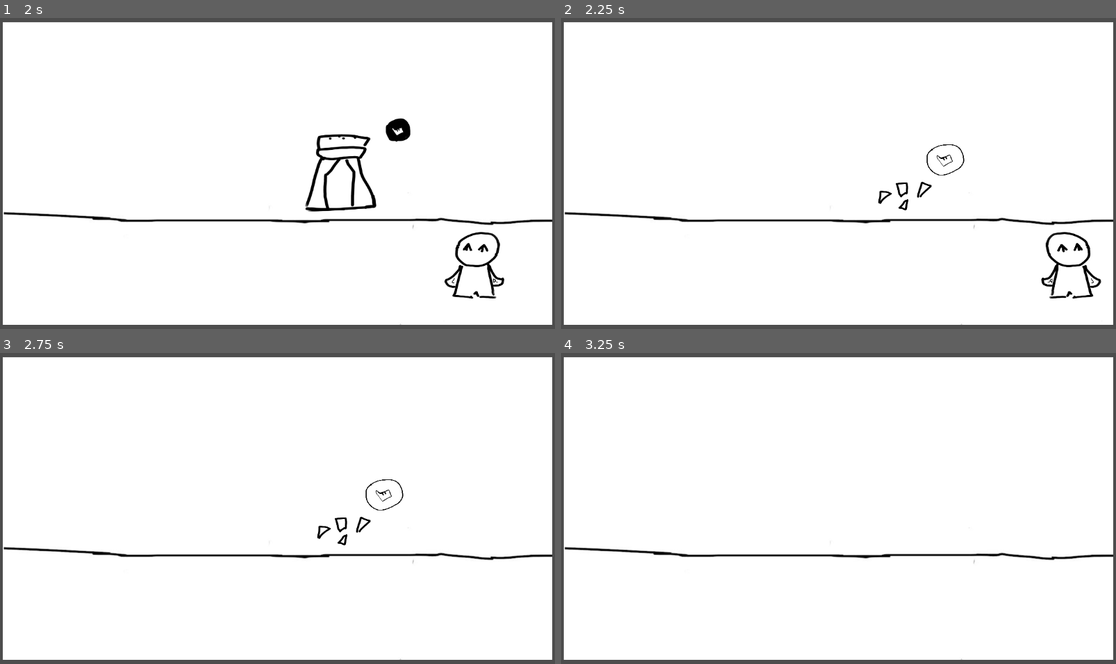
Above: before the commit, frames 1-4 (two rows, left to right).
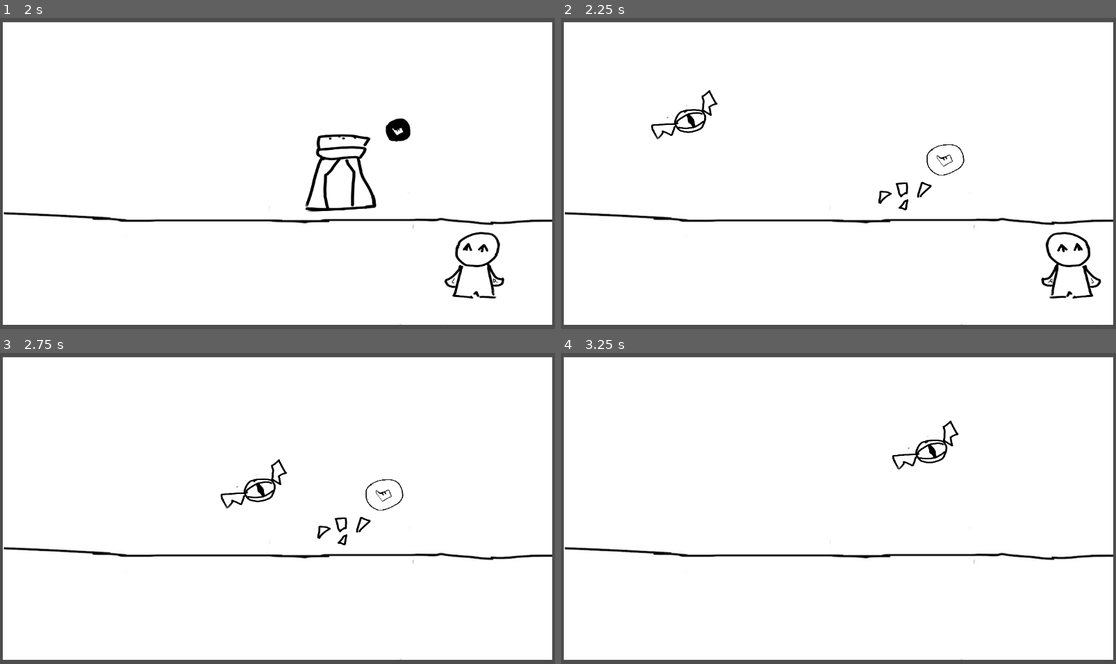
Above: after the commit, the same moments.

Repository: DeltaLyra/WitchIllusionGame
Game: Godot game, scene res://Scenes/test_level_2.tscn
Same seed, same stepped clock (60 frames per second), same inputs: the game is played once before the commit and once after it. Before the commit the project starts from res://Scenes/level.tscn.
Inputs (mouse positions are in pixels of both pictures, inside the frame that each line leads up to):
- Up to frame 1 (2 s): tap Enter at 0.5 s; drag from (194, 173) to (355, 161) at 0.52 s; tap Space at 1.25 s; drag from (72, 176) to (355, 161) at 1.27 s
- Up to frame 2 (2.25 s): tap Enter at 2 s; press the mouse at (916, 161) at 2.03 s; hold Right (MoveRight) from 2.03 s (still down)
- Up to frame 3 (2.75 s): keep holding Right (MoveRight)
- Up to frame 4 (3.25 s): release Right (MoveRight) at 2.75 s; release the mouse at (916, 496) at 2.75 s; drag from (916, 511) to (672, 461) at 2.77 s

Frame 1 is identical in both runs. In frame 2, 0.4% of the frame differs, in the area x 16-29%, y 23-40%; in frame 3, 0.4%; in frame 4, 0.4%, in the area x 59-72%, y 21-38%.

Commit message:
Made it so eye bat will now fly around once an alert object is interacted with!

Diff:
--- /dev/null
+++ b/gamejamgame/Scenes/alert_event_manager.tscn
@@ -0,0 +1,6 @@
+[gd_scene load_steps=2 format=3 uid="uid://bjhcvm6svkwjq"]
+
+[ext_resource type="Script" uid="uid://dmpd0b5nkdq0f" path="res://Scripts/alert_event_manager.gd" id="1_vgtsh"]
+
+[node name="AlertEventManager" type="Node2D"]
+script = ExtResource("1_vgtsh")
--- /dev/null
+++ b/gamejamgame/Scenes/eye_bat.tscn
@@ -0,0 +1,53 @@
+[gd_scene load_steps=5 format=3 uid="uid://dyrf1rbxp1sro"]
+
+[ext_resource type="Texture2D" uid="uid://c3ylg2ss7fdac" path="res://Assets/PlaceHolderEyeBat.png" id="1_be7oe"]
+
+[sub_resource type="Animation" id="Animation_be7oe"]
+resource_name = "fly_around"
+length = 3.5
+loop_mode = 1
+tracks/0/type = "value"
+tracks/0/imported = false
+tracks/0/enabled = true
+tracks/0/path = NodePath("Sprite2D:position")
+tracks/0/interp = 1
+tracks/0/loop_wrap = true
+tracks/0/keys = {
+"times": PackedFloat32Array(0, 0.566667, 1.36667, 2.1),
+"transitions": PackedFloat32Array(1, 1, 1, 1),
+"update": 0,
+"values": [Vector2(119, 157), Vector2(376, 290), Vector2(670, 161), Vector2(445, 118)]
+}
+
+[sub_resource type="Animation" id="Animation_bwoag"]
+length = 0.001
+tracks/0/type = "value"
+tracks/0/imported = false
+tracks/0/enabled = true
+tracks/0/path = NodePath("Sprite2D:position")
+tracks/0/interp = 1
+tracks/0/loop_wrap = true
+tracks/0/keys = {
+"times": PackedFloat32Array(0),
+"transitions": PackedFloat32Array(1),
+"update": 0,
+"values": [Vector2(119, 157)]
+}
+
+[sub_resource type="AnimationLibrary" id="AnimationLibrary_ljc8k"]
+_data = {
+&"RESET": SubResource("Animation_bwoag"),
+&"fly_around": SubResource("Animation_be7oe")
+}
+
+[node name="EyeBat" type="Node2D"]
+
+[node name="Sprite2D" type="Sprite2D" parent="."]
+position = Vector2(119, 157)
+scale = Vector2(0.1, 0.1)
+texture = ExtResource("1_be7oe")
+
+[node name="AnimationPlayer" type="AnimationPlayer" parent="."]
+libraries = {
+&"": SubResource("AnimationLibrary_ljc8k")
+}
--- a/gamejamgame/Scenes/level.tscn
+++ b/gamejamgame/Scenes/level.tscn
@@ -46,7 +46,7 @@
 pickup_texture = ExtResource("5_0f350")
 pickup_name = "glass"
 
-[node name="example_signal_receiver" type="Node2D" parent="."]
+[node name="ExampleSignalReceiver" type="Node2D" parent="."]
 script = ExtResource("1_754fn")
 
 [editable path="SaltShaker"]
--- a/gamejamgame/Scenes/pickup_object.gd
+++ /dev/null
@@ -1,6 +0,0 @@
-extends "res://Scripts/pickup_object.gd"
-
-
-# Called when the node enters the scene tree for the first time.
-func _ready() -> void:
-	item.texture = preload("res://Assets/PlaceHolderCheeseItem.png")
--- a/gamejamgame/Scenes/test_level_2.tscn
+++ b/gamejamgame/Scenes/test_level_2.tscn
@@ -1,7 +1,11 @@
-[gd_scene load_steps=2 format=3 uid="uid://be0w55sbrpy8l"]
+[gd_scene load_steps=3 format=3 uid="uid://be0w55sbrpy8l"]
 
 [ext_resource type="PackedScene" uid="uid://d3yhbyfep3711" path="res://Scenes/level.tscn" id="1_cu7ek"]
+[ext_resource type="PackedScene" uid="uid://bjhcvm6svkwjq" path="res://Scenes/alert_event_manager.tscn" id="2_qpu34"]
 
 [node name="TestLevel2" instance=ExtResource("1_cu7ek")]
 
+[node name="AlertEventManager" parent="." index="8" instance=ExtResource("2_qpu34")]
+position = Vector2(-8, -8)
+
 [editable path="SaltShaker"]
--- /dev/null
+++ b/gamejamgame/Scripts/alert_event_manager.gd
@@ -0,0 +1,19 @@
+extends Node2D
+
+@export var room_item: String # The item you must transform with to
+
+const EYE_BAT = preload("res://Scenes/eye_bat.tscn") #loads eyebat scene so we can instantiate it
+
+func _ready() -> void:
+	SignalManager.alert.connect(_on_alert)
+
+func _on_alert():
+	print("signal received!")
+	spawn_eye()
+
+
+func spawn_eye ():
+	var eye_bat = EYE_BAT.instantiate() #Instantiate eye bat
+	add_sibling(eye_bat) #add_sibling function makes it so we can just directly add it to the level scene without getting the parent of this scene first
+	eye_bat.get_node("AnimationPlayer").play("fly_around") #Start the flight animation, making sure to get the animation node from our scene
+	print("bat moved!")
--- a/gamejamgame/Scripts/alert_object.gd
+++ b/gamejamgame/Scripts/alert_object.gd
@@ -21,7 +21,7 @@
 	#We don't need to use the information from any of these parameters except the input type to check it was a mouse click. We don't care what shape is being clicked or what viewport it's in.
 	#Using an action I defined in input map because it's simpler than using the button index stuff
 	if event.is_action_pressed("LeftMouseClick"):
-		SignalManager.alert.emit
+		SignalManager.alert.emit()
 		print("Triggered alert event!")
 		queue_free()
 		if will_be_pickup:
--- a/gamejamgame/project.godot
+++ b/gamejamgame/project.godot
@@ -11,7 +11,7 @@
 [application]
 
 config/name="GameJamGame"
-run/main_scene="uid://d3yhbyfep3711"
+run/main_scene="uid://be0w55sbrpy8l"
 config/features=PackedStringArray("4.4", "GL Compatibility")
 config/icon="res://icon.svg"
 
--- a/gamejamgame/script_templates/Area2D/pickup_object.gd
+++ /dev/null
@@ -1,7 +0,0 @@
-extends "res://Scripts/pickup_object.gd"
-
-
-
-func _ready() -> void:
-	item.texture = preload("res://Assets/PlaceHolderRockItem.png") #replace with preload of item's image (to get this quickly drag the image into the script and release while holding ctrl
-	item_name = "rock" # replace with item name
Not shown, removed: gamejamgame/Scenes/pickup_object.gd.uid
Not shown, added: gamejamgame/Scripts/alert_event_manager.gd.uid
Not shown, removed: gamejamgame/script_templates/Area2D/pickup_object.gd.uid
